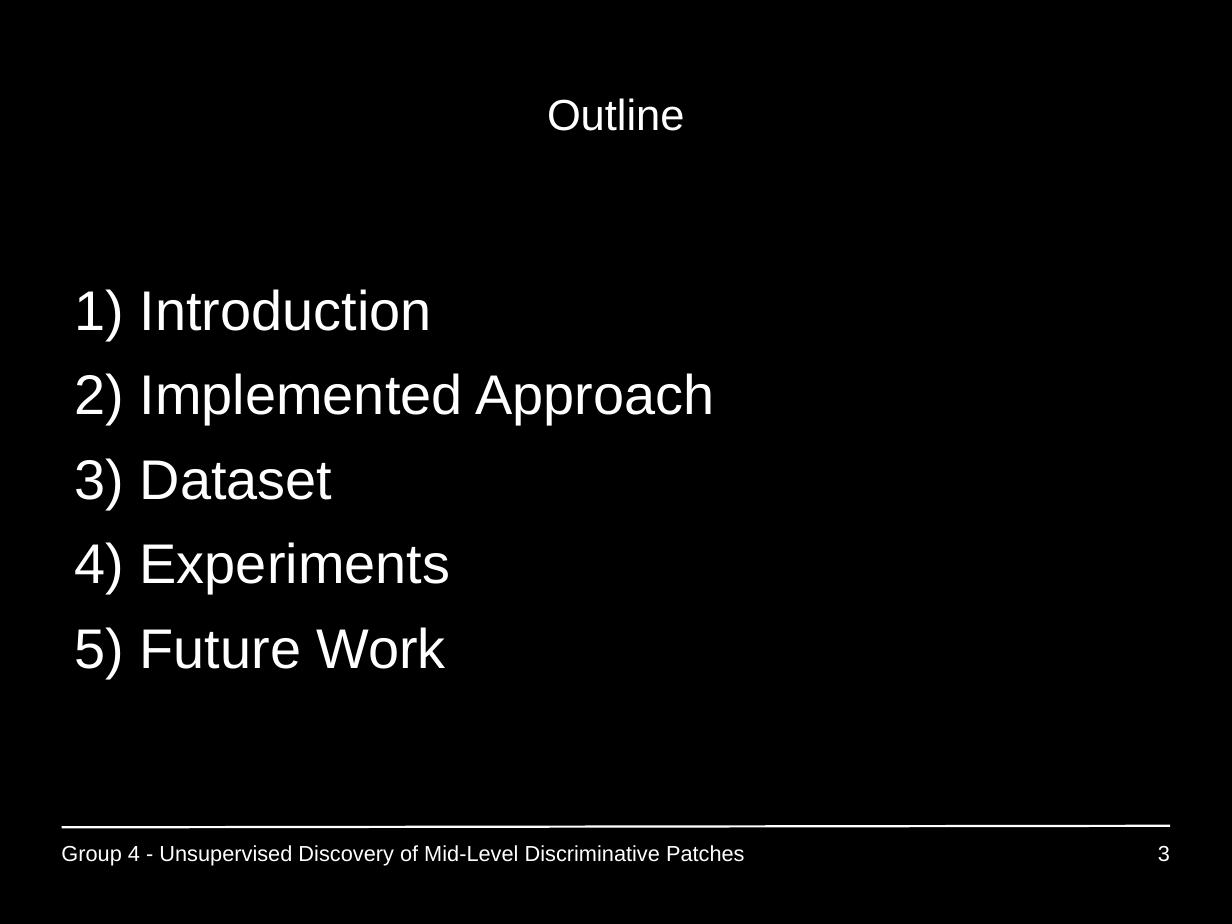
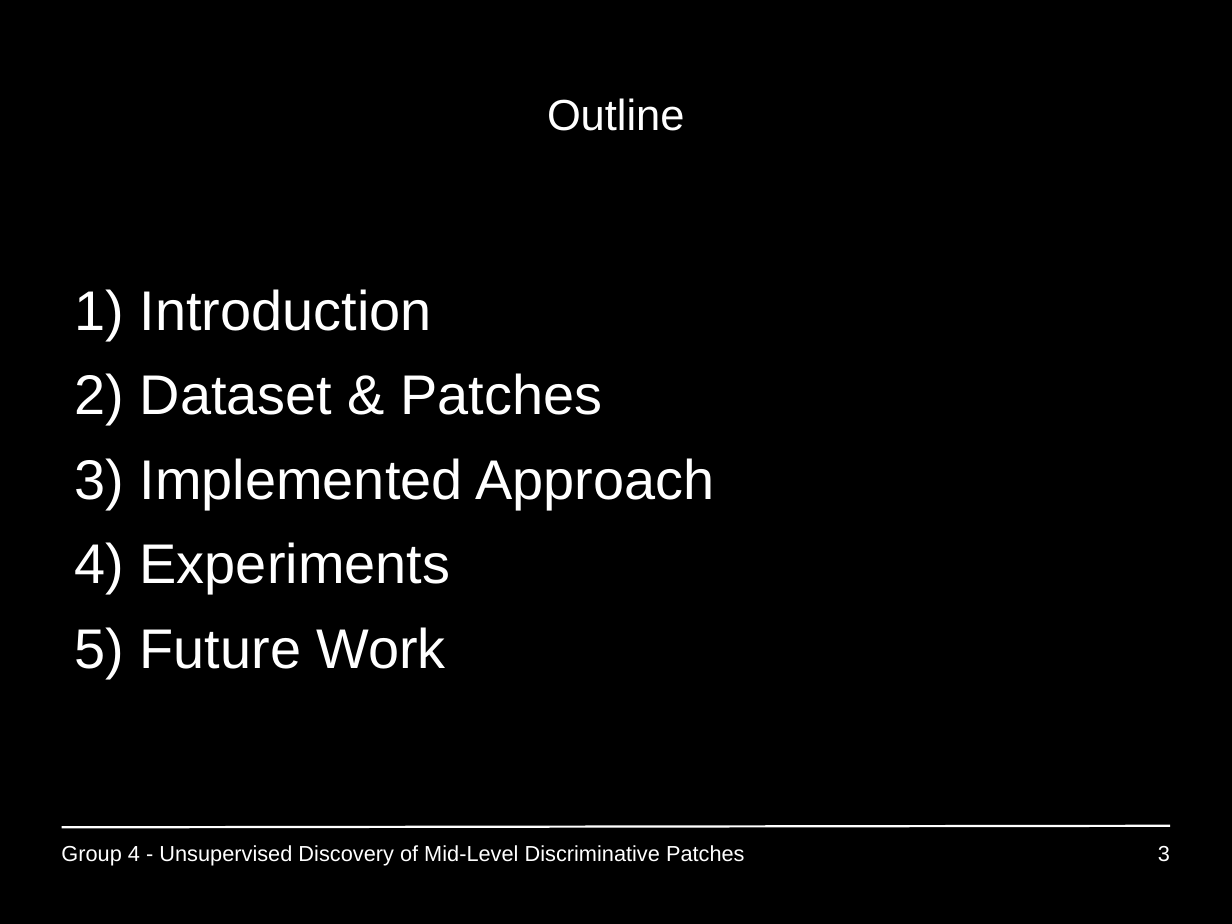
Before and after one commit to GiannisPapadopoulos/DiscriminativePatches, a slide deck: slide 3 of presentations/period3/MAI_Project1_Group4.ppt. Drawn at 1232x924 pixels with LibreOffice and Linux fonts; fonts in the diff are those of the drawing. Boxes give left, top, right and bottom in pixels: in the first picture for what was removed or moved away, otherwise in the second. Text is boxed around its words. In the diff, an @@ line names an element or a change of style, - is before the commit and + after.

Commit message:
chang

```diff
--- a/presentations/period3/MAI_Project1_Group4.ppt
+++ b/presentations/period3/MAI_Project1_Group4.ppt
@@ text at box(140, 373, 602, 415): paragraph added @@
+2) Dataset & Patches
@@ text at box(140, 460, 332, 500): paragraph removed @@
-3) Dataset
```
